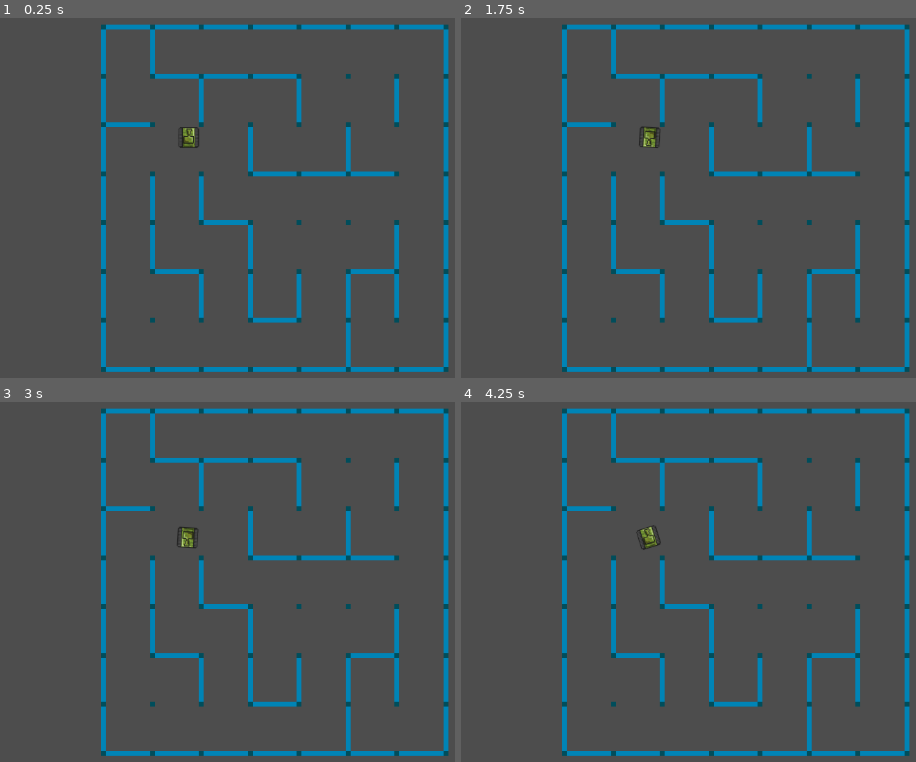
Above: before the commit, frames 1-4 (two rows, left to right).
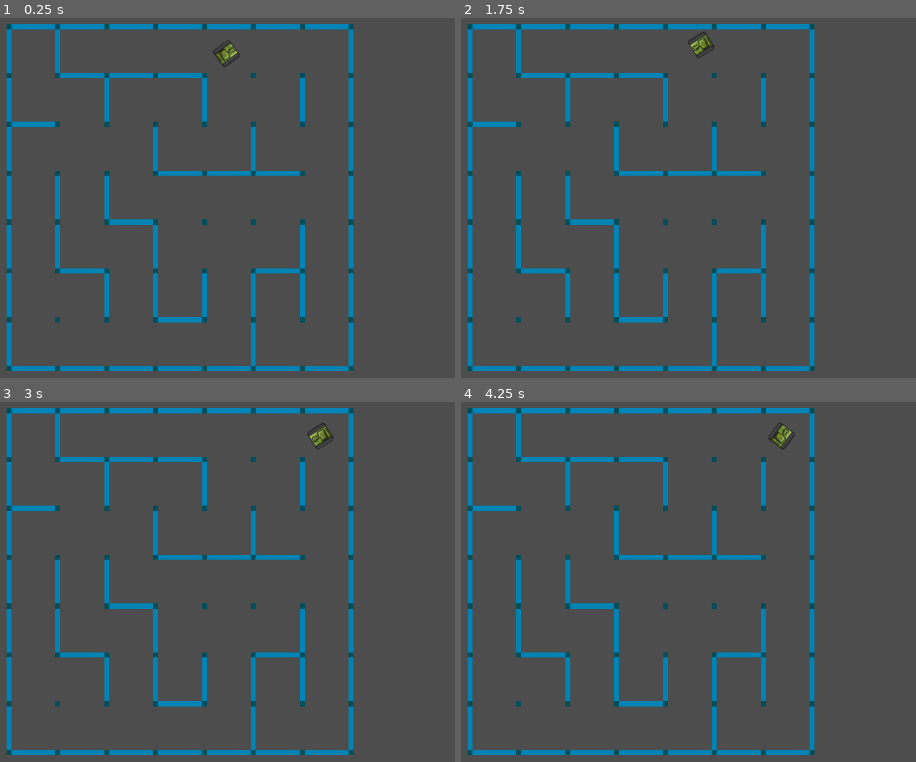
Above: after the commit, the same moments.

Repository: AndrasteCries/TankMaze
Game: Godot game, scene res://scenes/Game.tscn
The game is run twice, just before and just after one commit, with the same random seed, the same clock (stepped at 60 frames per second) and the same inputs. Before the commit the project starts from res://Game.tscn.
Inputs (mouse positions are in pixels of both pictures, inside the frame that each line leads up to):
- Up to frame 1 (0.25 s): no input
- Up to frame 2 (1.75 s): tap Enter at 0.5 s; move the mouse to (outside the picture) at 0.52 s; hold A (A) 0.53-1.28 s; tap D (D) at 0.8, 1.35 s; move the mouse to (615, 183) at 1.27 s; tap S (S) at 1.55 s
- Up to frame 3 (3 s): tap Space at 2 s; move the mouse to (391, 448) at 2.02 s; hold S (S) 2.03-2.78 s; tap W (W) at 2.3, 2.85 s; tap Enter at 2.75 s; move the mouse to (273, 636) at 2.77 s
- Up to frame 4 (4.25 s): tap A (A) at 3.05 s; tap Space at 3.5 s; move the mouse to (outside the picture) at 3.52 s; hold A (A) from 3.53 s (still down); tap D (D) at 3.8 s

The runs differ from the first frame. In frame 1, 14% of the frame differs, in the area x 1-99%, y 1-99%; in frame 2, 14%; in frame 3, 14%; in frame 4, 14%.

Commit message:
random spawn player + random rotation + util generator class

Diff:
--- a/Game.tscn
+++ /dev/null
@@ -1,22 +0,0 @@
-[gd_scene load_steps=4 format=3 uid="uid://dq7gnop272pv2"]
-
-[ext_resource type="PackedScene" uid="uid://rrygwiwvx2cy" path="res://Player/Player.tscn" id="1_jc76r"]
-[ext_resource type="Script" path="res://Maze/generator_cell.gd" id="1_jqx73"]
-[ext_resource type="PackedScene" uid="uid://bfh3tubq6nxrj" path="res://Maze/wall.tscn" id="2_pe8oi"]
-
-[node name="Game" type="Node2D"]
-
-[node name="generator" type="Node2D" parent="."]
-position = Vector2(194, 1)
-script = ExtResource("1_jqx73")
-size = Vector2i(7, 7)
-Cell_scene = ExtResource("2_pe8oi")
-
-[node name="PLayer" parent="." instance=ExtResource("1_jc76r")]
-position = Vector2(331, 264)
-motion_mode = 1
-
-[node name="Camera2D" type="Camera2D" parent="."]
-position = Vector2(576, 323)
-scale = Vector2(0.5, 0.5)
-zoom = Vector2(0.705, 0.705)
--- a/project.godot
+++ b/project.godot
@@ -11,9 +11,17 @@
 [application]
 
 config/name="MazeTank"
-run/main_scene="res://Game.tscn"
+run/main_scene="res://scenes/Game.tscn"
 config/features=PackedStringArray("4.1", "Forward Plus")
 config/icon="res://icon.svg"
+
+[autoload]
+
+EventBus="*res://scripts/Event_bus.gd"
+
+[debug]
+
+file_logging/enable_file_logging=true
 
 [display]
 
--- a/bullet/Bullet.tscn
+++ b/scenes/Bullet.tscn
@@ -1,6 +1,6 @@
 [gd_scene load_steps=4 format=3 uid="uid://0efck08c76ca"]
 
-[ext_resource type="Script" path="res://bullet/Bullet.gd" id="1_ex6jq"]
+[ext_resource type="Script" path="res://scripts/Bullet.gd" id="1_182d2"]
 [ext_resource type="Texture2D" uid="uid://ck841efwi3fii" path="res://bullet/bullet.png" id="1_qcgw0"]
 
 [sub_resource type="CircleShape2D" id="CircleShape2D_f5a8i"]
@@ -10,7 +10,7 @@
 collision_layer = 2
 floor_constant_speed = true
 platform_wall_layers = 1
-script = ExtResource("1_ex6jq")
+script = ExtResource("1_182d2")
 
 [node name="CollisionShape2D" type="CollisionShape2D" parent="."]
 shape = SubResource("CircleShape2D_f5a8i")
--- /dev/null
+++ b/scenes/Game.tscn
@@ -0,0 +1,19 @@
+[gd_scene load_steps=4 format=3 uid="uid://yj5rtrys678w"]
+
+[ext_resource type="Script" path="res://scripts/Game.gd" id="1_qa8bh"]
+[ext_resource type="Script" path="res://scripts/generator_cell.gd" id="2_3alco"]
+[ext_resource type="PackedScene" uid="uid://bfh3tubq6nxrj" path="res://scenes/wall.tscn" id="3_gfyl4"]
+
+[node name="Game" type="Node2D"]
+script = ExtResource("1_qa8bh")
+
+[node name="generator" type="Node2D" parent="."]
+position = Vector2(194, 1)
+script = ExtResource("2_3alco")
+size = Vector2i(7, 7)
+Cell_scene = ExtResource("3_gfyl4")
+
+[node name="Camera2D" type="Camera2D" parent="."]
+position = Vector2(576, 323)
+scale = Vector2(0.5, 0.5)
+zoom = Vector2(0.705, 0.705)
--- a/Player/Player.tscn
+++ b/scenes/Player.tscn
@@ -1,8 +1,8 @@
 [gd_scene load_steps=5 format=3 uid="uid://rrygwiwvx2cy"]
 
-[ext_resource type="Script" path="res://Player/Player.gd" id="1_0vxn2"]
-[ext_resource type="Texture2D" uid="uid://c0xcp3ab2mjjg" path="res://Player/tankBase copy.png" id="1_f5l5l"]
-[ext_resource type="PackedScene" uid="uid://0efck08c76ca" path="res://bullet/Bullet.tscn" id="2_jbpbe"]
+[ext_resource type="Script" path="res://scripts/Player.gd" id="1_7ccsq"]
+[ext_resource type="PackedScene" uid="uid://0efck08c76ca" path="res://scenes/Bullet.tscn" id="2_m5f80"]
+[ext_resource type="Texture2D" uid="uid://c0xcp3ab2mjjg" path="res://Player/tankBase copy.png" id="3_ea2ie"]
 
 [sub_resource type="RectangleShape2D" id="RectangleShape2D_grpgv"]
 size = Vector2(84, 85)
@@ -11,12 +11,12 @@
 scale = Vector2(0.5, 0.5)
 collision_layer = 2
 platform_wall_layers = 1
-script = ExtResource("1_0vxn2")
-Bullet = ExtResource("2_jbpbe")
+script = ExtResource("1_7ccsq")
+Bullet = ExtResource("2_m5f80")
 
 [node name="TankBaseCopy" type="Sprite2D" parent="."]
 scale = Vector2(3, 3)
-texture = ExtResource("1_f5l5l")
+texture = ExtResource("3_ea2ie")
 
 [node name="CollisionShape2D" type="CollisionShape2D" parent="."]
 position = Vector2(0, 0.5)
--- a/Maze/wall.tscn
+++ b/scenes/wall.tscn
@@ -1,9 +1,9 @@
 [gd_scene load_steps=5 format=3 uid="uid://bfh3tubq6nxrj"]
 
-[ext_resource type="Script" path="res://Maze/wall.gd" id="1_yhtjw"]
+[ext_resource type="Script" path="res://scripts/wall.gd" id="1_728i1"]
 
 [sub_resource type="RectangleShape2D" id="RectangleShape2D_es1ew"]
-size = Vector2(91, 10)
+size = Vector2(89.75, 10)
 
 [sub_resource type="RectangleShape2D" id="RectangleShape2D_f34f2"]
 size = Vector2(10, 90)
@@ -13,7 +13,7 @@
 
 [node name="Area2D" type="StaticBody2D"]
 collision_mask = 3
-script = ExtResource("1_yhtjw")
+script = ExtResource("1_728i1")
 
 [node name="BottomWallShape" type="CollisionShape2D" parent="."]
 position = Vector2(5, 45)
@@ -71,3 +71,5 @@
 grow_horizontal = 2
 grow_vertical = 2
 color = Color(0, 0.301961, 0.356863, 1)
+
+[node name="SpawnPoint" type="Marker2D" parent="."]
--- /dev/null
+++ b/scripts/Event_bus.gd
@@ -0,0 +1,3 @@
+extends Node
+
+signal maze_generate_finish()
--- /dev/null
+++ b/scripts/Game.gd
@@ -0,0 +1,30 @@
+extends Node2D
+
+@onready var Generator = get_node("generator")
+@onready var Player = preload("res://scenes/Player.tscn")
+
+var _maze
+
+# Called when the node enters the scene tree for the first time.
+func _ready():
+	_maze = Generator.finish_maze()
+	spawn_maze()
+	spawn_player()
+	print("start")
+
+
+func _spawn_player():
+	print("spawn")
+
+func spawn_maze():
+	for i in range(_maze.size()):
+		for j in range(_maze[i].size()):
+			add_child(_maze[i][j])
+
+func spawn_player():
+	var player = Player.instantiate()
+	var x = randi_range(1, _maze[0].size() - 2)
+	var y = randi_range(1, _maze.size() - 2)
+	add_child(player)
+	player.global_position = _maze[x][y].get_spawnpoint_position()
+	player.rotation = randf_range(0, 2*PI)
--- a/Maze/generator_cell.gd
+++ b/scripts/generator_cell.gd
@@ -4,15 +4,15 @@
 @export var Cell_scene : PackedScene
 @export var _seed := 12
 @export var random_walls_count := 10
+@onready var World = get_node("/root")
+
+var Player = preload("res://scenes/Player.tscn")
 
 var _rng = RandomNumberGenerator.new()
 var _maze = []
 # Called when the node enters the scene tree for the first time.
 func _ready():
 	_rng.seed = _seed
-	_maze = create_array_maze()
-	backtracking_path()
-	remove_random_wall()
 
 func create_array_maze():
 	var maze = []
@@ -25,7 +25,7 @@
 			#var cell = Cell_scene.new()
 			cell.init(i, j)
 			maze[i].append(cell)
-			add_child(cell)
+			#add_child(cell)
 			#cell.global_position = Vector2(i, j) * 100
 
 	#destroy extra
@@ -93,3 +93,9 @@
 			_maze[x][y].destroy_bottom_wall()
 		else: q -= 1
 		q += 1
+
+func finish_maze():
+	_maze = create_array_maze()
+	backtracking_path()
+	remove_random_wall()
+	return _maze
--- /dev/null
+++ b/scripts/global.gd
@@ -0,0 +1,7 @@
+extends Node
+
+
+func _init() -> void:
+	# Set your game's Steam app ID here
+	OS.set_environment("SteamAppId", str(480))
+	OS.set_environment("SteamGameId", str(480))
--- a/Maze/wall.gd
+++ b/scripts/wall.gd
@@ -25,3 +25,6 @@
 func destroy_collumn_wall():
 	print("cogasreogihsrtahbmistor")
 	get_node("CollumnShape").queue_free()
+
+func get_spawnpoint_position():
+	return get_node("SpawnPoint").global_position
Renamed: bullet/Bullet.gd -> scripts/Bullet.gd
Renamed: Player/Player.gd -> scripts/Player.gd
Renamed: Maze/generator.gd -> scripts/generator.gd
